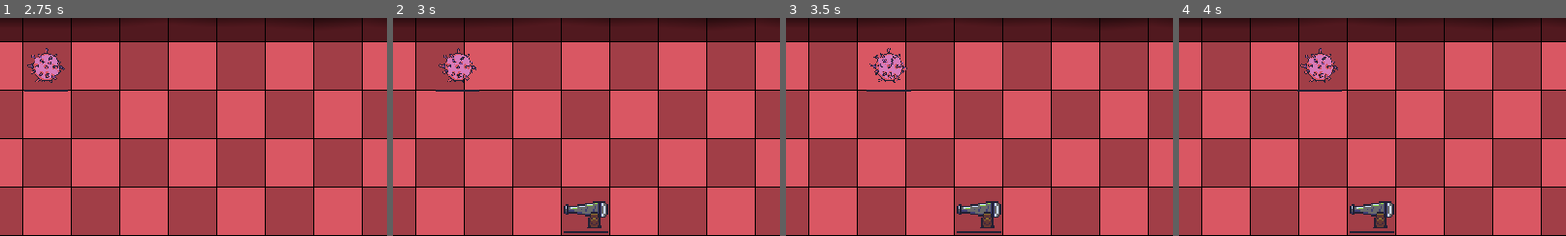
Above: before the commit, frames 1-4 (left to right).
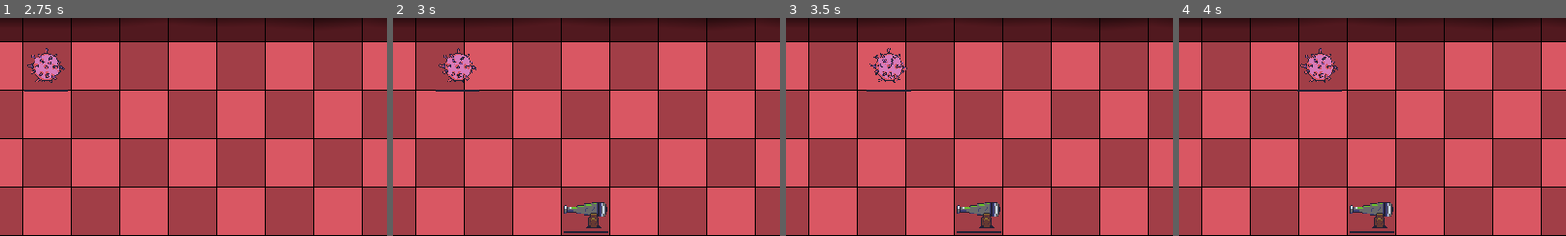
Above: after the commit, the same moments.

Repository: TeamKebab/GodotWildJam23
Game: Godot game, scene res://src/Main.tscn
The game is run twice, just before and just after one commit, with the same random seed, the same clock (stepped at 60 frames per second) and the same inputs.
Inputs (mouse positions are % of the whole screen's width and height, from its top left):
- Up to frame 1 (2.75 s): click "Buy1" at 0.5 s; click "Buy1" at 1.25 s; click "Buy1" at 2 s
- Up to frame 2 (3 s): move the mouse to (47, 50) at 2.77 s; click (47, 50) at 2.92 s
- Up to frame 3 (3.5 s): no input
- Up to frame 4 (4 s): move the mouse to (30, 55) at 3.52 s; click (30, 55) at 3.67 s
The pictures show only the part of the screen within x 22-72%, y 6-56%; the shares and areas given below are measured in that part.

Frame 1 is identical in both runs. In frame 2, 0.4% of the frame differs, in the area x 44-56%, y 84-97%; in frame 3, 0.4%; in frame 4, 0.4%.

Commit message:
snot shot

Diff:
--- a/src/entities/Bullet.tscn
+++ b/src/entities/Bullet.tscn
@@ -5,10 +5,10 @@
 [ext_resource path="res://src/entities/Bullet.gd" type="Script" id=3]
 
 [sub_resource type="CircleShape2D" id=1]
-radius = 12.0
+radius = 6.0
 
 [sub_resource type="CircleShape2D" id=2]
-radius = 12.0
+radius = 6.0
 
 [node name="KinematicBody2D" type="KinematicBody2D"]
 collision_layer = 0
--- a/src/entities/Cannon.gd
+++ b/src/entities/Cannon.gd
@@ -33,23 +33,23 @@
 
 
 func _physics_process(delta: float):
-	if target == null:
-		return
+	time_since_last_shoot += delta
 
-	_shoot_target(delta)
+	if target != null and time_since_last_shoot > COOLDOWN:
+		time_since_last_shoot = 0
+		_shoot_target()
 
 
-func _shoot_target(delta) -> void:
-	time_since_last_shoot += delta
+func _shoot_target() -> void:
+	sprite.play("shot")
 
-	if time_since_last_shoot > COOLDOWN:
-		sprite.play("shot")
-		sprite.frame = 0
-		var bullet = Bullet.instance()
+	yield(sprite, "animation_finished")
 
-		bullet.direction = Vector2.LEFT
-		self.add_child(bullet)
-		time_since_last_shoot = 0
+	var bullet = Bullet.instance()
+	bullet.position.x = -32
+	bullet.direction = Vector2.LEFT
+	self.add_child(bullet)
+	sprite.play("charge")
 
 
 func _on_detection_area_entered(area: Area2D) -> void:
--- a/src/entities/Cannon.tscn
+++ b/src/entities/Cannon.tscn
@@ -24,19 +24,21 @@
 shape = SubResource( 1 )
 
 [node name="Sprite" type="AnimatedSprite" parent="."]
-position = Vector2( -26, -10 )
+position = Vector2( -34, -10 )
 frames = ExtResource( 2 )
-animation = "idle"
+animation = "charge"
+frame = 3
 playing = true
 
 [node name="HurtBox" parent="." instance=ExtResource( 4 )]
 collision_layer = 0
 
 [node name="CollisionShape2D" parent="HurtBox" index="0"]
-shape = SubResource( 3 )
+shape = SubResource( 2 )
 
 [node name="HP" parent="." instance=ExtResource( 5 )]
 position = Vector2( 0.148651, 26.8244 )
+half_width = 30
 value = 2.0
 
 [node name="DetectionBox" parent="." instance=ExtResource( 3 )]
--- a/src/entities/CannonPlaceholder.tscn
+++ b/src/entities/CannonPlaceholder.tscn
@@ -17,7 +17,7 @@
 entity = ExtResource( 3 )
 
 [node name="Sprite" parent="." index="0"]
-position = Vector2( -26, -10 )
+position = Vector2( -34, -10 )
 texture = SubResource( 1 )
 
 [node name="CollisionShape2D" parent="." index="1"]
--- a/src/resources/SnotCannon.tres
+++ b/src/resources/SnotCannon.tres
@@ -41,8 +41,13 @@
 "name": "idle",
 "speed": 5.0
 }, {
-"frames": [ SubResource( 2 ), SubResource( 3 ), SubResource( 4 ), SubResource( 5 ), SubResource( 6 ), SubResource( 7 ), SubResource( 8 ) ],
+"frames": [ SubResource( 2 ), SubResource( 3 ), SubResource( 4 ) ],
 "loop": false,
 "name": "shot",
 "speed": 15.0
+}, {
+"frames": [ SubResource( 5 ), SubResource( 6 ), SubResource( 7 ), SubResource( 8 ) ],
+"loop": false,
+"name": "charge",
+"speed": 5.0
 } ]
Binary file changed: assets/sprites/cannon-animation.png
Binary file changed: assets/sprites/snot-shot.png
Not shown: 2 places in src/entities/Cannon.tscn that only renumber resources
